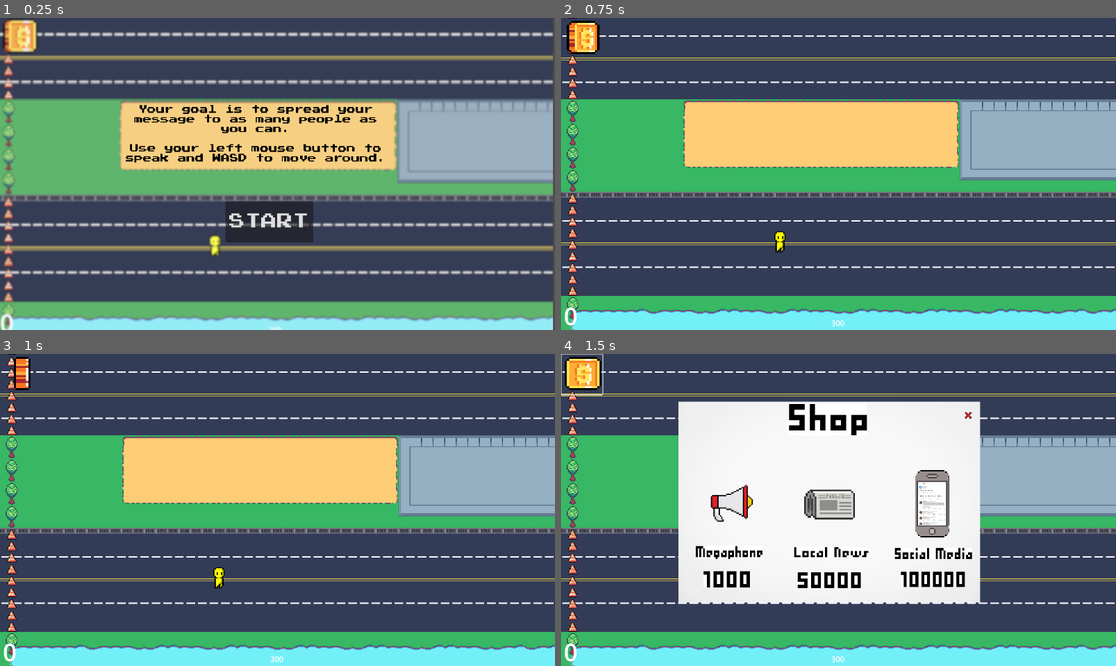
Above: before the commit, frames 1-4 (two rows, left to right).
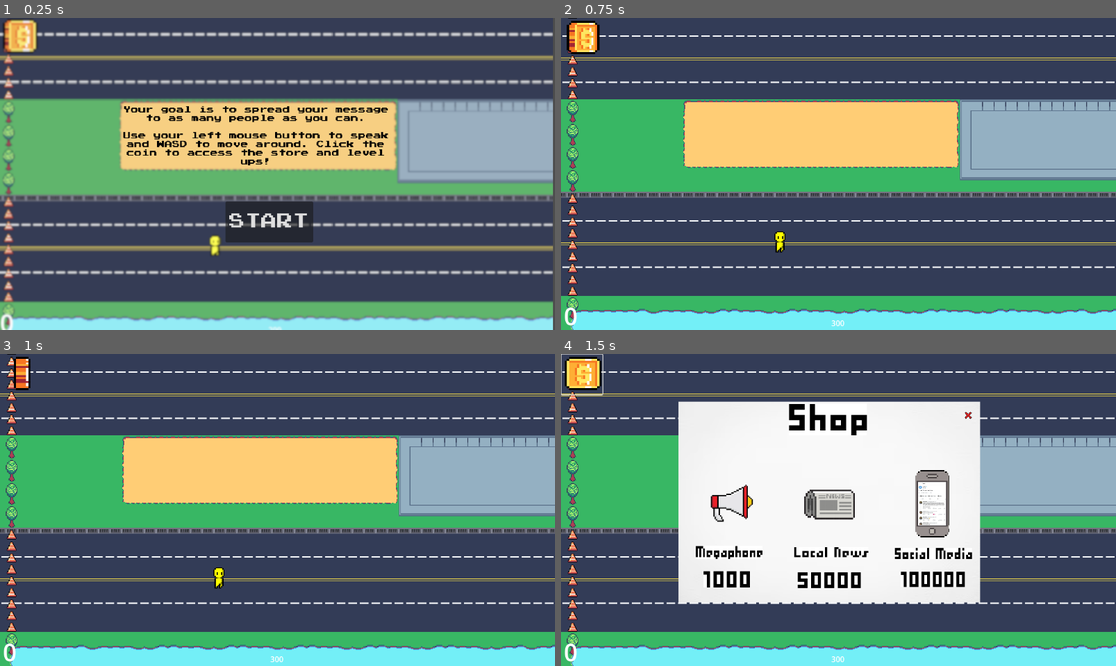
Above: after the commit, the same moments.

Repository: eliseokeefe/GameDevFinal
Game: Godot game, scene res://start.tscn
Two runs of this game, one before a commit and one after it. Both use one fixed random seed, a clock stepped at 60 frames per second and the inputs below.
Inputs (mouse positions are in pixels of both pictures, inside the frame that each line leads up to):
- Up to frame 1 (0.25 s): no input
- Up to frame 2 (0.75 s): click "START" at 0.5 s
- Up to frame 3 (1 s): no input
- Up to frame 4 (1.5 s): click (583, 375) at 1.25 s

The runs differ from the first frame. In frame 1, 3.6% of the frame differs, in the area x 22-70%, y 27-48%; in frame 2, nothing differs; in frame 3, nothing differs; in frame 4, nothing differs.

Commit message:
start changes

Diff:
--- a/start.tscn
+++ b/start.tscn
@@ -5,7 +5,7 @@
 [ext_resource type="Texture2D" uid="uid://c7i1m4025n0ga" path="res://start+stop sprites/Screenshot 2024-06-06 at 4.39.24 PM.png" id="2_gmaxi"]
 
 [sub_resource type="LabelSettings" id="LabelSettings_h671r"]
-font_size = 24
+font_size = 21
 font_color = Color(0, 0, 0, 1)
 
 [node name="Start" type="Control"]
@@ -35,14 +35,14 @@
 [node name="Label" type="Label" parent="."]
 layout_mode = 0
 offset_left = 243.0
-offset_top = 171.0
+offset_top = 175.0
 offset_right = 1012.0
-offset_bottom = 357.0
+offset_bottom = 361.0
 scale = Vector2(0.75, 0.75)
 theme_override_fonts/font = ExtResource("2_0r0w8")
 text = "Your goal is to spread your message to as many people as you can.
 
-Use your left mouse button to speak and WASD to move around."
+Use your left mouse button to speak and WASD to move around. Click the coin to access the store and level ups!"
 label_settings = SubResource("LabelSettings_h671r")
 horizontal_alignment = 1
 vertical_alignment = 1
